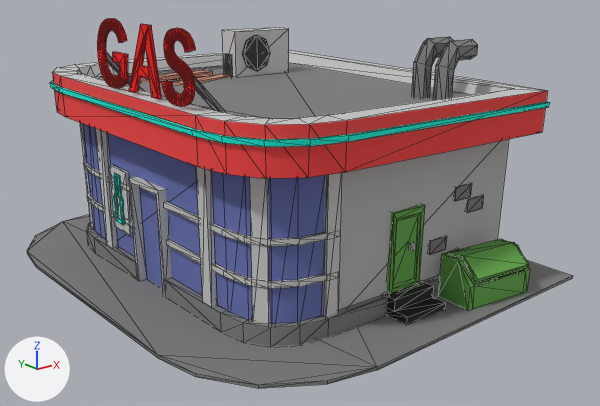
The FBX model jam-unity-project/Assets/Resource/Meshes/Building/BuildingGasStantionBase.fbx, before and after one commit.
Camera for both pictures: a 50 mm lens placed at (-13.27, -18.09, 5.61), pointed at (0.41, -0.99, -1.23). The axes (+X, +Y, +Z) are drawn at lower left. The lights are the same throughout. Mesh edges are drawn as thin lines. Where no turn or scale is listed for an object, it has been applied to the vertices. Vertices at the same position are counted once.

Objects in the first picture: 'BuildingGasStantionBase'.
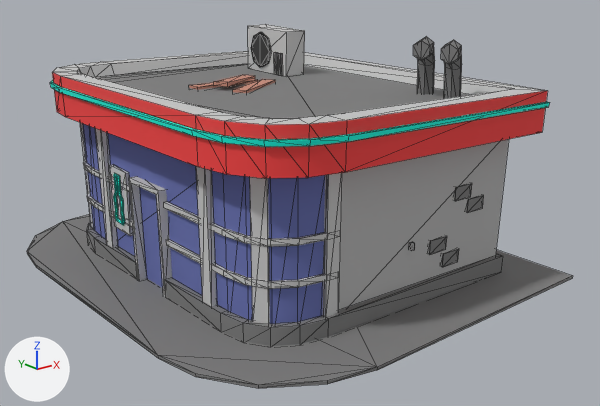
The change, as a list of edits to the scene's bpy script:
```text
Change me_mesh:
    used by ob_buildinggasstantionbase; location = (0.0, 0.0, 0.0)
    remove me_mesh.from_pydata(...)  # 1370 vertices, 2378 faces; spans x -5.49..5.49, y -6.77..6.77, z -3.04..3.89
    add me_mesh.from_pydata(...)  # 620 vertices, 876 faces; spans x -5.49..5.49, y -6.77..6.77, z -3.04..3.26
    me_mesh part 1: the loose piece of 8 vertices spanning x -1.54..0.6, y 1.9..2.9, z 1.74..1.89 is turned -12.5 degrees about the z axis through its middle, then moved by (0.05, -1.02, 0.01)
    me_mesh part 2: the loose piece of 8 vertices spanning x -1.75..0.39, y 2.5..3.57, z 1.8..2.05 is turned 15 degrees about the z axis through its middle, then moved by (0.55, -1.8, 0.0)
    me_mesh part 3: the loose piece of 8 vertices spanning x -2.04..0.11, y 2.78..3.57, z 1.74..1.9 is turned 42.5 degrees about the z axis through its middle, then moved by (1.05, -2.58, -0.01)
    me_mesh part 4: the loose piece of 24 vertices spanning x 2.51..3.73, y -3.36..-2.91, z 1.32..3.26 is turned -145 degrees about the z axis through its middle, then moved by (-0.15, 0.12, 0.0)
    me_mesh part 5: the loose piece of 24 vertices spanning x 2.51..3.73, y -4.12..-3.67, z 1.32..3.26 is turned -145 degrees about the z axis through its middle, then moved by (-0.15, -0.06, 0.0)
    me_mesh part 6: the loose piece of 8 vertices spanning x 0.76..2.77, y 2.5..3.21, z 1.75..3.12 is turned -90 degrees about the z axis through its middle, then moved by (0.7, -0.05, 0.0)
    me_mesh part 7: the loose piece of 8 vertices spanning x 0.69..0.78, y 2.7..2.84, z 1.75..2.42 is moved by (1.38, -0.46, 0.0)
    me_mesh part 8: the loose piece of 8 vertices spanning x 0.69..0.78, y 2.92..3.06, z 1.75..2.42 is moved by (1.37, -0.92, 0.0)
    me_mesh part 9: the loose piece of 16 vertices spanning x 1.01..1.99, y 2.44..2.55, z 1.9..2.97 is turned -90 degrees about the z axis through its middle, then moved by (0.61, 0.58, 0.0)
    me_mesh part 10: a new loose piece of 24 vertices spanning x -4.32..4.7, y -5.63..5.63, z 0.96..2.19, in mat_02___default (red #f64242)
    me_mesh part 11: 9 loose pieces with 774 vertices, spanning x -4.22..3.77, y -6.37..1.28, z -3.0..3.89, are deleted
    remove me_mesh.materials.append(mat_04___default)  # green #65a84b
    remove me_mesh.materials.append(mat_13___default)  # black #1c1c1c
    remove me_mesh.materials.append(mat_14___default)  # red #ff0000
```

Pixel boxes [x1, y1, x2, y2] of what changed, in the pictures (600 x 406 px; the box of a moved part takes in the faces that stretch with it):
'BuildingGasStantionBase', reshaped
    before: [27, 18, 573, 389]
    after: [27, 24, 573, 389]
part 1 of me_mesh, moved or reshaped
    before: [173, 74, 232, 86]
    after: [189, 79, 258, 90]
part 2 of me_mesh, moved or reshaped
    before: [158, 70, 213, 80]
    after: [214, 75, 255, 87]
part 3 of me_mesh, moved or reshaped
    before: [140, 74, 210, 82]
    after: [233, 79, 276, 93]
part 4 of me_mesh, moved or reshaped
    before: [412, 36, 453, 98]
    after: [413, 36, 435, 94]
part 5 of me_mesh, moved or reshaped
    before: [433, 39, 478, 100]
    after: [441, 40, 462, 98]
part 6 of me_mesh, moved or reshaped
    before: [222, 27, 289, 77]
    after: [248, 24, 305, 76]
part 7 of me_mesh, moved or reshaped
    before: [227, 54, 232, 75]
    after: [274, 52, 278, 74]
part 8 of me_mesh, moved or reshaped
    before: [223, 54, 228, 75]
    after: [278, 53, 283, 75]
part 9 of me_mesh, moved or reshaped
    before: [243, 35, 270, 71]
    after: [251, 32, 271, 67]
part 10 of me_mesh, added (red)
    after: [52, 72, 547, 179]
part 11 of me_mesh, deleted
    before: [97, 18, 530, 324]
